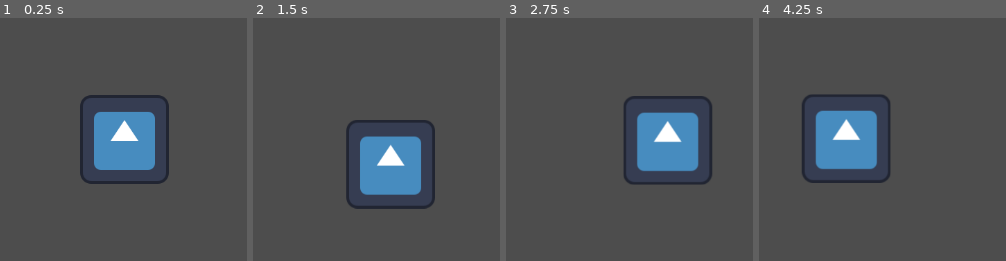
Above: before the commit, frames 1-4 (left to right).
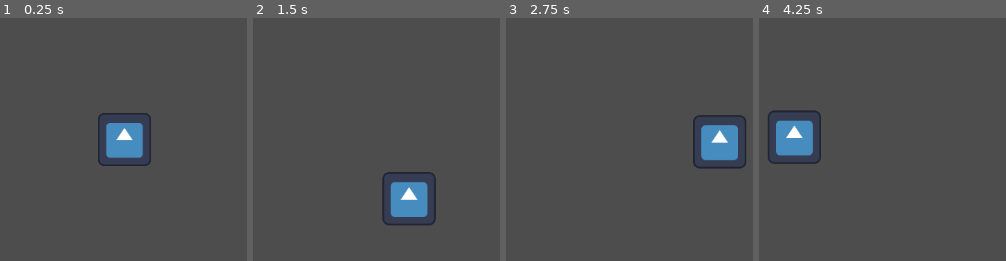
Above: after the commit, the same moments.

Repository: artelephantb/turbo-fishstick
Game: Godot game, scene res://scenes/world.tscn
Same seed, same stepped clock (60 frames per second), same inputs: the game is played once before the commit and once after it. The engine's default icon, where the game draws it, is replaced by a stand-in: a white triangle on a blue panel in a dark square.
Inputs:
- Up to frame 1 (0.25 s): no input
- Up to frame 2 (1.5 s): tap Enter at 0.5 s; hold Right (player_right) 0.53-1.28 s; hold Down (player_down) from 1.28 s (still down)
- Up to frame 3 (2.75 s): release Down (player_down) at 2.03 s; hold Right (player_right) from 2.03 s (still down)
- Up to frame 4 (4.25 s): release Right (player_right) at 2.78 s; hold Up (player_up) 2.78-3.53 s; hold Left (player_left) from 3.53 s (still down)

The runs differ from the first frame. In frame 1, 5.9% of the frame differs, in the area x 32-69%, y 31-69%; in frame 2, 8.9%; in frame 3, 10%; in frame 4, 10%, in the area x 3-54%, y 31-68%.

Commit message:
Fixed camera

Diff:
--- a/scenes/player.tscn
+++ b/scenes/player.tscn
@@ -7,7 +7,5 @@
 script = ExtResource("1_3vyb7")
 
 [node name="Sprite2D" type="Sprite2D" parent="."]
+scale = Vector2(0.15, 0.15)
 texture = ExtResource("2_g2els")
-
-[node name="Camera2D" type="Camera2D" parent="Sprite2D"]
-position_smoothing_enabled = true
--- a/scenes/world.tscn
+++ b/scenes/world.tscn
@@ -34,3 +34,8 @@
 tile_set = SubResource("TileSet_q5onr")
 
 [node name="Player" parent="." instance=ExtResource("5_71j4m")]
+SPEED = 3.0
+
+[node name="Camera2D" type="Camera2D" parent="Player"]
+zoom = Vector2(4, 4)
+position_smoothing_enabled = true
--- a/scripts/player.gd
+++ b/scripts/player.gd
@@ -1,6 +1,6 @@
 extends Node2D
 
-const SPEED = 5.0
+@export var SPEED = 5.0
 
 func _ready() -> void:
 	pass # Replace with function body.
